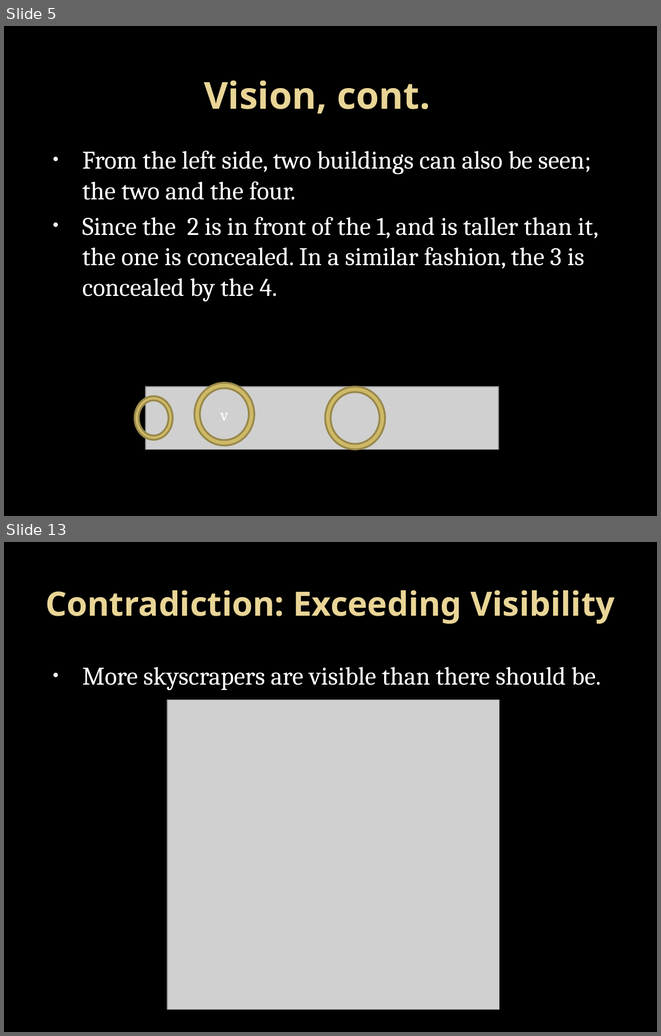
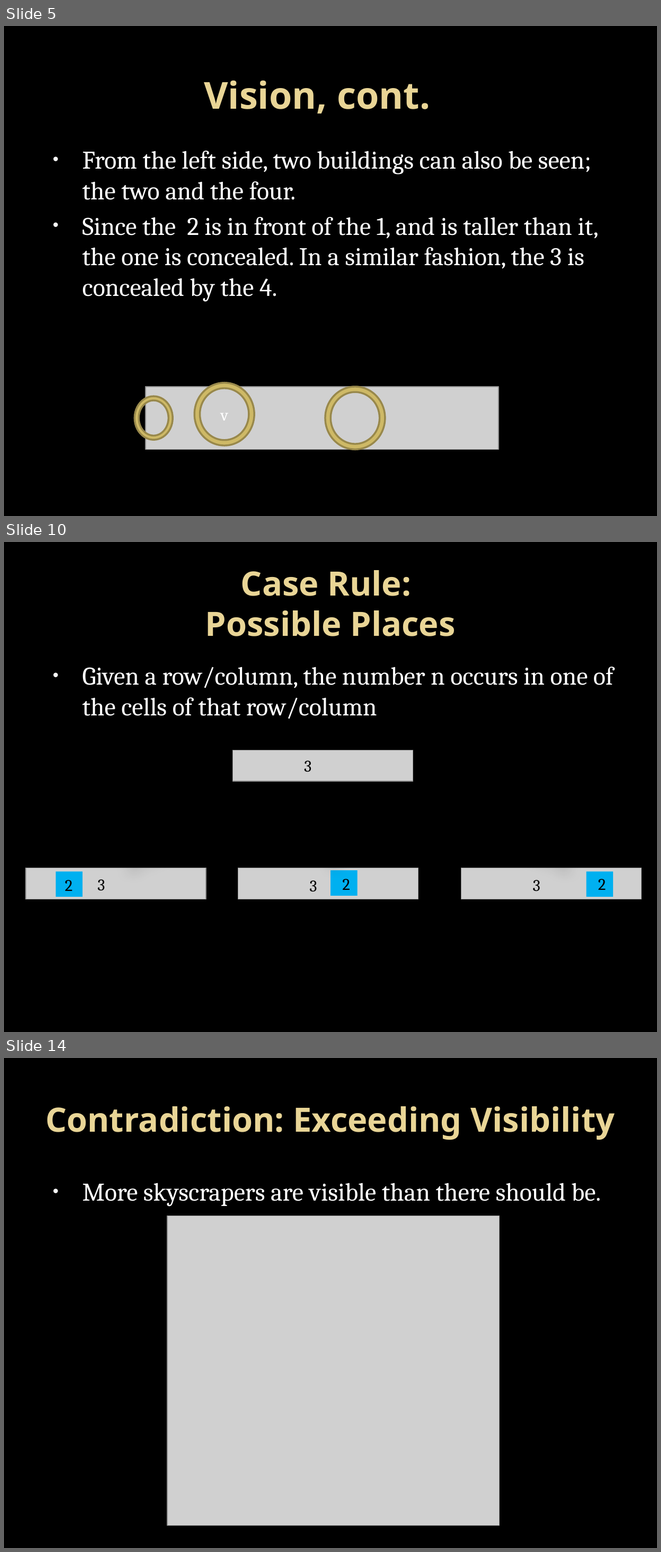
Before and after one commit to Bram28/LEGUP, a slide deck: misc/Rules/Skyscrapers.pptx. Shown one above the other, each under a label of ours: slides 5 and 13 before the commit, slides 5, 10 and 14 after it; the slides between them are not shown. The pictures are 661x1036 and 661x1552 pixels, drawn with LibreOffice and Linux fonts; fonts in the diff are those of the drawing; grey boxes stand for pictures; background and template pictures are left out. Boxes give left, top, right and bottom in pixels: in the first picture for what was removed or moved away, otherwise in the second. Text is boxed around its words. In the diff, an @@ line names an element or a change of style, - is before the commit and + after.

Commit message:
Added some rule set presentations and proofs

```diff
--- a/misc/Rules/Skyscrapers.pptx
+++ b/misc/Rules/Skyscrapers.pptx
@@ slide 10 added at [4, 542, 657, 1032], background picture (left out) @@
@@ title added at [205, 570, 455, 636], 36.9 pt, text gradient #EAD696 to #E7D081, bold @@
+Case Rule:
+Possible Places
@@ text added at [82, 667, 614, 718], 28 pt, text #FFFFFF @@
+• Given a row/column, the number n occurs in one of the cells of that row/column
@@ picture added at [232, 750, 413, 781] @@
@@ text added at [304, 760, 311, 772], 18 pt, text #000000 @@
+3
@@ arrow added from (298, 787) to (116, 857), #000000 3 pt @@
@@ arrow added from (323, 787) to (323, 857), #000000 3 pt @@
@@ arrow added from (352, 787) to (559, 858), #000000 3 pt @@
@@ picture added at [26, 868, 206, 899] @@
@@ rectangle added at [55, 871, 82, 897], fill #00B0F0 @@
@@ picture added at [238, 868, 418, 899] @@
@@ rectangle added at [330, 871, 358, 896], fill #00B0F0 @@
@@ picture added at [461, 868, 641, 899] @@
@@ rectangle added at [586, 871, 613, 897], fill #00B0F0 @@
@@ text added at [65, 880, 73, 891], 18 pt, text #000000 @@
+2
@@ text added at [97, 879, 105, 890], 18 pt, text #000000 @@
+3
@@ text added at [309, 880, 317, 891], 18 pt, text #000000 @@
+3
@@ text added at [342, 879, 350, 890], 18 pt, text #000000 @@
+2
@@ text added at [533, 880, 540, 891], 18 pt, text #000000 @@
+3
@@ text added at [598, 879, 606, 890], 18 pt, text #000000 @@
+2
@@ what was slide 13 is now slide 14 @@
```
Also in this commit, not shown: 9 slides changed, 5 other slides added, 2 slides removed, 4 other files.
